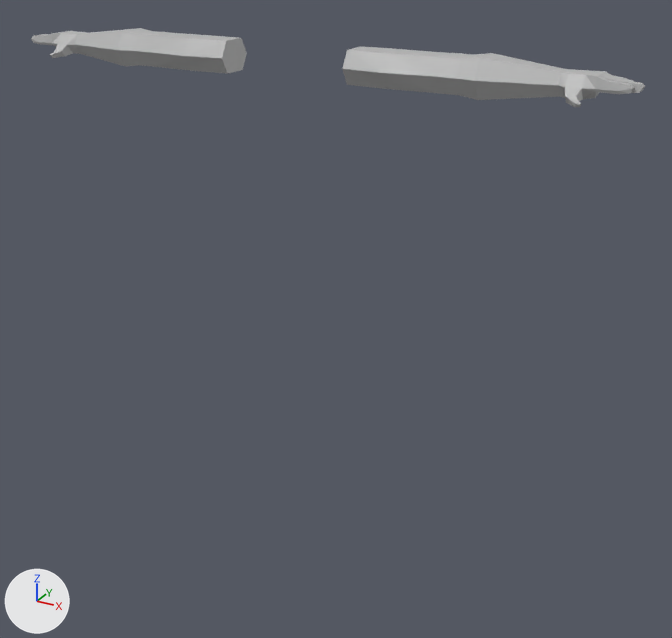
Renders of the Blender file player/player.blend from each side of a commit.
One viewpoint serves both versions: a 50 mm lens placed at (1.44, -2.35, 1.93), pointed at (0.12, 0.04, 0.73). Lighting does not change. The marker at lower left points along +X, +Y and +Z.

In view in the first picture: 'Human Arms Model'.
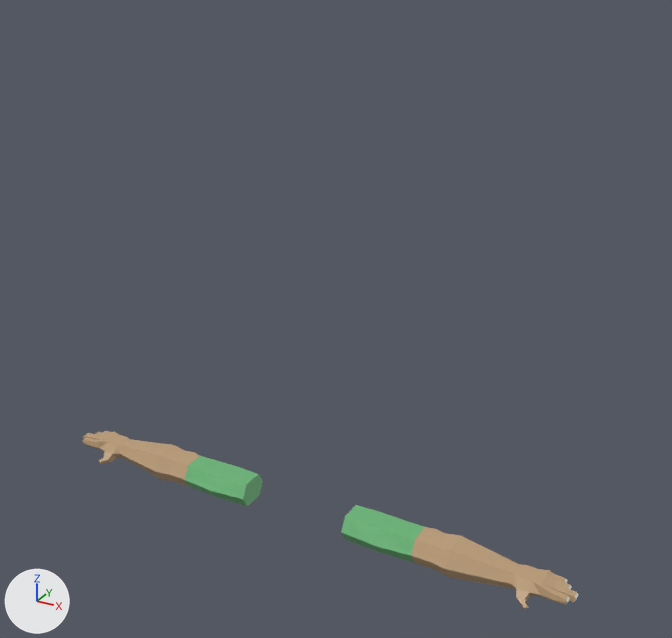
Boxes (x1, y1, x2, y2) around the edits, measured in the pictures (672 x 638 px):
'Human Arms Model', surface changed, mesh moved: before (31, 28, 645, 107); after (82, 431, 579, 609)

The edits, one by one:
Picture 'Base Color Palette Diffuse.001' (img_base_color_palette_diffuse_001) is new.
In material 'Skin' (mat_skin), base_color is no longer (0.5, 0.5, 0.5), grey #bcbcbc.
In material 'Skin' (mat_skin), texture is now set to img_base_color_palette_diffuse_001.
me_cube_002 has 301 vertices, 329 faces and spans x 0.2..0.992, y -0.09..0.075, z 1.482..1.589.
me_cube_002 is used by ob_human_arms_model.
me_cube_002 part 1: the whole mesh is moved by (0.0, 0.0, -1.532).
